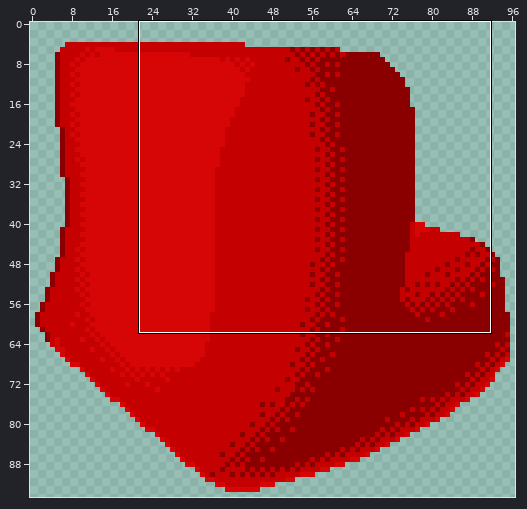
Two states of a pixel-art file, sprites/aseprite/canape.aseprite. Above, an overview of the earlier version with the close-up marked.
Close-up. Old version:
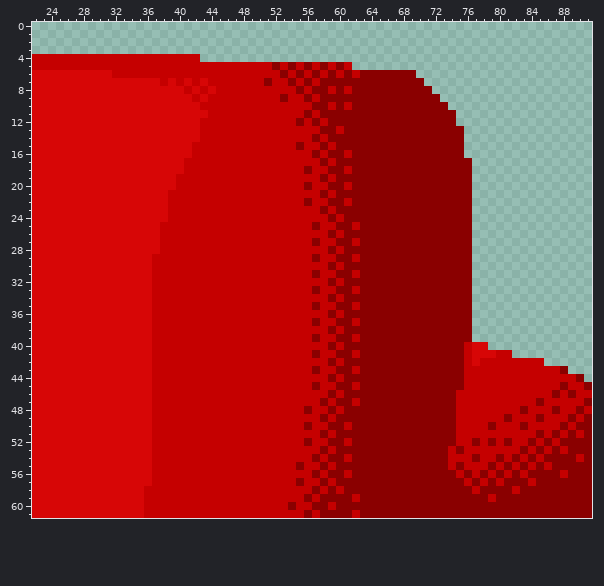
97x95 pixels, 1 frame. Shown: x 22..91, y 0..61.
After:
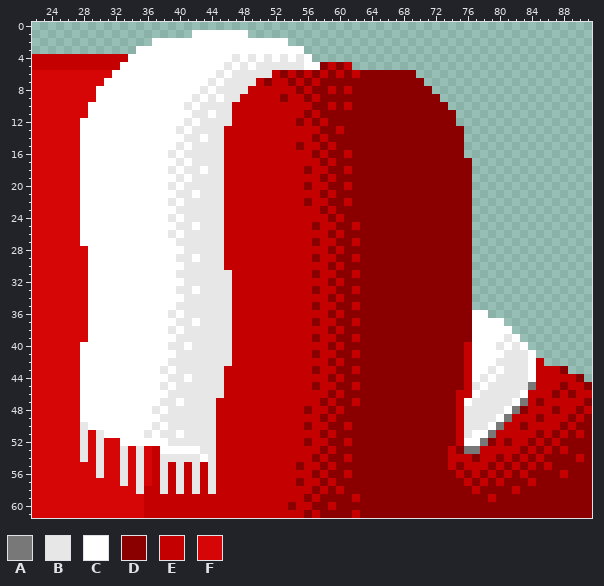
Palette (. is transparent): A #787878  B #e7e7e7  C #ffffff  D #8a0000  E #c50000  F #d70606
Diff:
layer "cover" now shown
Changed rows in their new state; - is an unchanged pixel.
Layer "cover":
first column x 28:
 1 --------------CCCCCCC------------------------------------
 2 ---------CCCCCCCCCCCCCCCCC-------------------------------
 3 -------CCCCCCCCCCCCCCCCCCCCC-----------------------------
 4 ------CCCCCCCCCCCCCBCBCBCBCBC----------------------------
 5 -----CCCCCCCCCCCCCBCBCBBBBBBCC---------------------------
 6 ----CCCCCCCCCCCCCBCBBBBB---------------------------------
 7 ---CCCCCCCCCCCCCBCBBBB-----------------------------------
 8 --CCCCCCCCCCCCCBCBBBB------------------------------------
 9 --CCCCCCCCCCCCBCBCBB-------------------------------------
10 -CCCCCCCCCCCCBCBBBB--------------------------------------
11 -CCCCCCCCCCCCCBBCBB--------------------------------------
12 CCCCCCCCCCCCCBCBBBB--------------------------------------
13 CCCCCCCCCCCCBCBBBB---------------------------------------
14 CCCCCCCCCCCCCBBCBB---------------------------------------
15 CCCCCCCCCCCCBCBBBB---------------------------------------
16 CCCCCCCCCCCBCBBBBB---------------------------------------
17 CCCCCCCCCCCCBCBBBB---------------------------------------
18 CCCCCCCCCCCBCBBCBB---------------------------------------
19 CCCCCCCCCCCCBCBBBB---------------------------------------
20 CCCCCCCCCCCBCBBBBB---------------------------------------
21 CCCCCCCCCCCCBBCBBB---------------------------------------
22 CCCCCCCCCCCBCBBBBB---------------------------------------
23 CCCCCCCCCCCCBBBBBB---------------------------------------
24 CCCCCCCCCCCBCBBBBB---------------------------------------
25 CCCCCCCCCCCCBBCBBB---------------------------------------
26 CCCCCCCCCCCBCBBBBB---------------------------------------
27 CCCCCCCCCCCCBBBBBB---------------------------------------
28 -CCCCCCCCCCCCBBBBB---------------------------------------
29 -CCCCCCCCCCCBBCBBB---------------------------------------
30 -CCCCCCCCCCCCBBBBB---------------------------------------
31 -CCCCCCCCCCCBBBBBBB--------------------------------------
32 -CCCCCCCCCCCCBBBBBB--------------------------------------
33 -CCCCCCCCCCCBBCBBBB--------------------------------------
34 -CCCCCCCCCCCCBBBBBB--------------------------------------
35 -CCCCCCCCCCCBBBBBBB--------------------------------------
36 -CCCCCCCCCCBCBBBBBB------------------------------CC------
37 -CCCCCCCCCCCBBCBBBB------------------------------CCCC----
38 -CCCCCCCCCCBCBBBBBB------------------------------CCCCC---
39 -CCCCCCCCCCCBBBBBBB------------------------------CCCCBC--
40 CCCCCCCCCCCBBCBBBBB------------------------------CCCBCBC-
41 CCCCCCCCCCCCBBBBBBB------------------------------CCCCBBBC
42 CCCCCCCCCCCBBBBBBBB------------------------------CCCBBBBC
43 CCCCCCCCCCBCBBBBBB-------------------------------CCBCBBBC
44 CCCCCCCCCCCBBCBBBB-------------------------------CBCBBBBC
45 CCCCCCCCCCBCBBBBBB-------------------------------BCBBBBBA
46 CCCCCCCCCCCBBBBBBB-------------------------------CBBBBBC-
47 CCCCCCCCCCBBCBBBB-------------------------------CBBBBBCA-
48 CCCCCCCCCBCBBBBBB-------------------------------BBBBBCA--
49 CCCCCCCCCCBBBBBBB-------------------------------BBBBCA---
50 BCCCCCCCCBCBBBBBB-------------------------------BBBCA----
51 B-BCCCCCBCBBCBBBB-------------------------------BCCA-----
52 B-B--CCCCCCBBBBBB-------------------------------CCA------
53 B-B--B-B--CCCCCBB-------------------------------AA-------
54 B-B--B-B--BBBBBCB----------------------------------------
55 --B--B-B--B-B-B-B----------------------------------------
56 --B--B-B--B-B-B-B----------------------------------------
57 -----B-B--B-B-B-B----------------------------------------
58 -------B--B-B-B-B----------------------------------------
